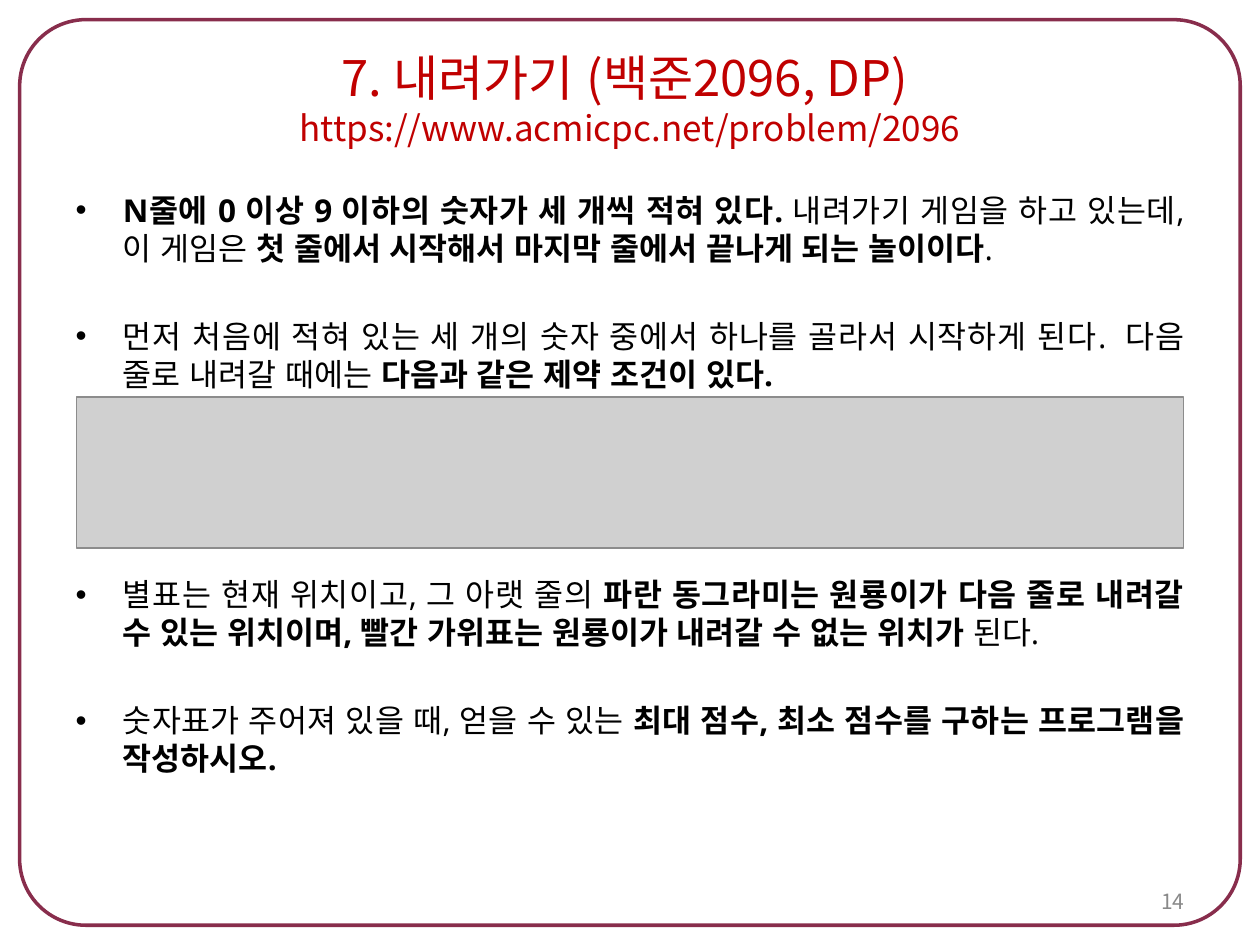
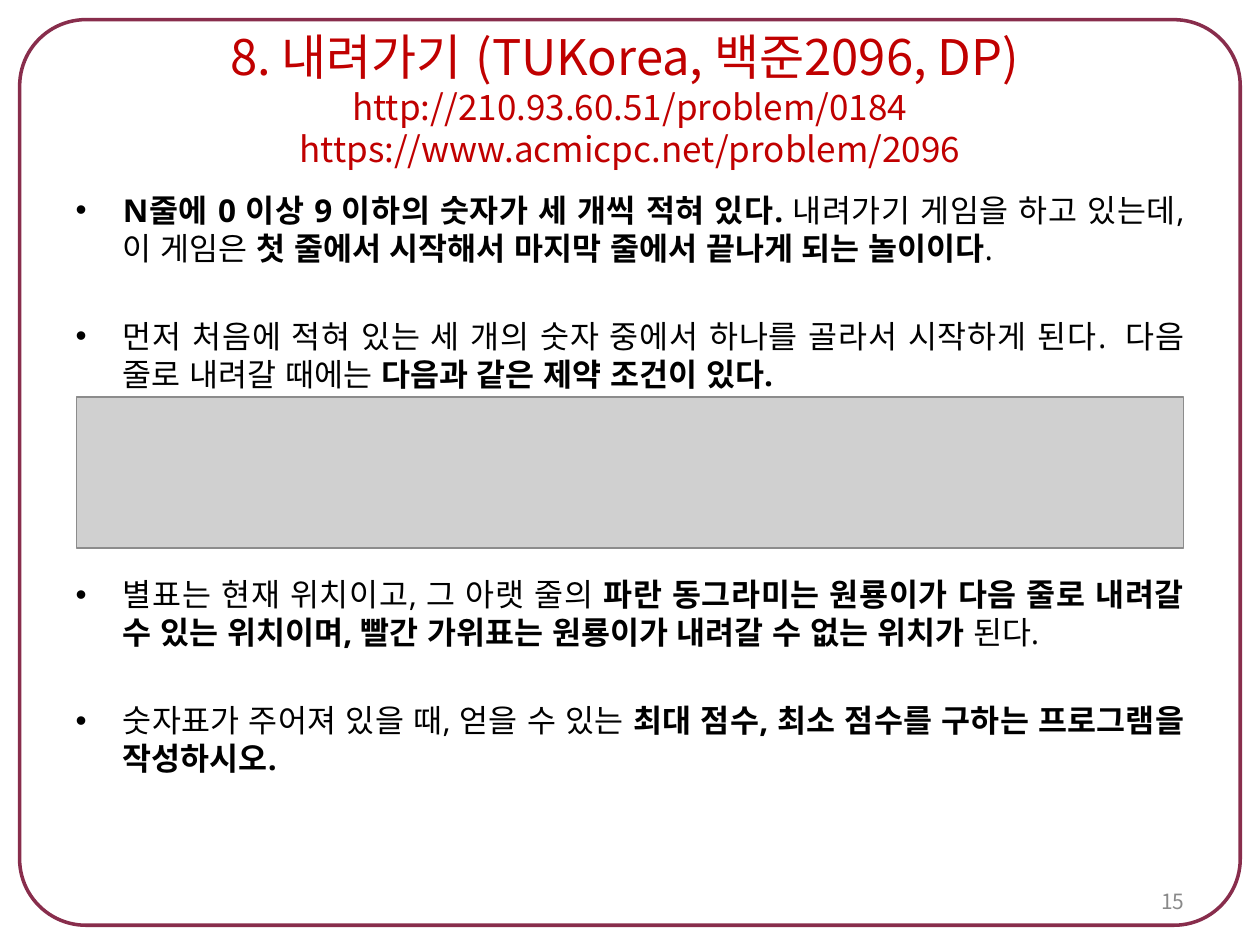
Before and after one commit to tlsdn0403/4-1, a slide deck: slide 15 of 스크립트언어/숙제6. 다이나믹 프로그래밍.pptx (slide 14 before the commit). Drawn at 1260x945 pixels with LibreOffice and Linux fonts; fonts in the diff are those of the drawing; grey boxes stand for pictures. Boxes give left, top, right and bottom in pixels: in the first picture for what was removed or moved away, otherwise in the second. Text is boxed around its words. In the diff, an @@ line names an element or a change of style, - is before the commit and + after.

```diff
--- a/스크립트언어/숙제6. 다이나믹 프로그래밍.pptx
+++ b/스크립트언어/숙제6. 다이나믹 프로그래밍.pptx
@@ title at (230,34,1019,170): text changed @@
-7. 내려가기 (백준2096, DP)
-https://www.acmicpc.net/problem/2096
+8. 내려가기 (TUKorea, 백준2096, DP)
+http://210.93.60.51/problem/0184
+https://www.acmicpc.net/problem/2096
@@ page number at (1161,893,1184,909): text changed @@
-14
+15
```
Also in this commit, not shown: 3 other slides changed, 2 slides added, 19 other files.
